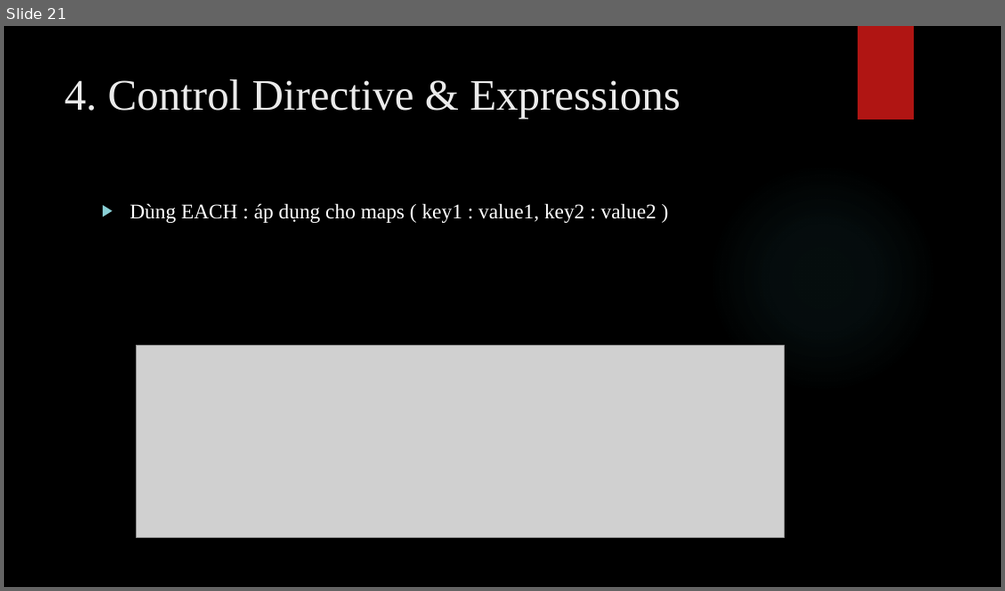
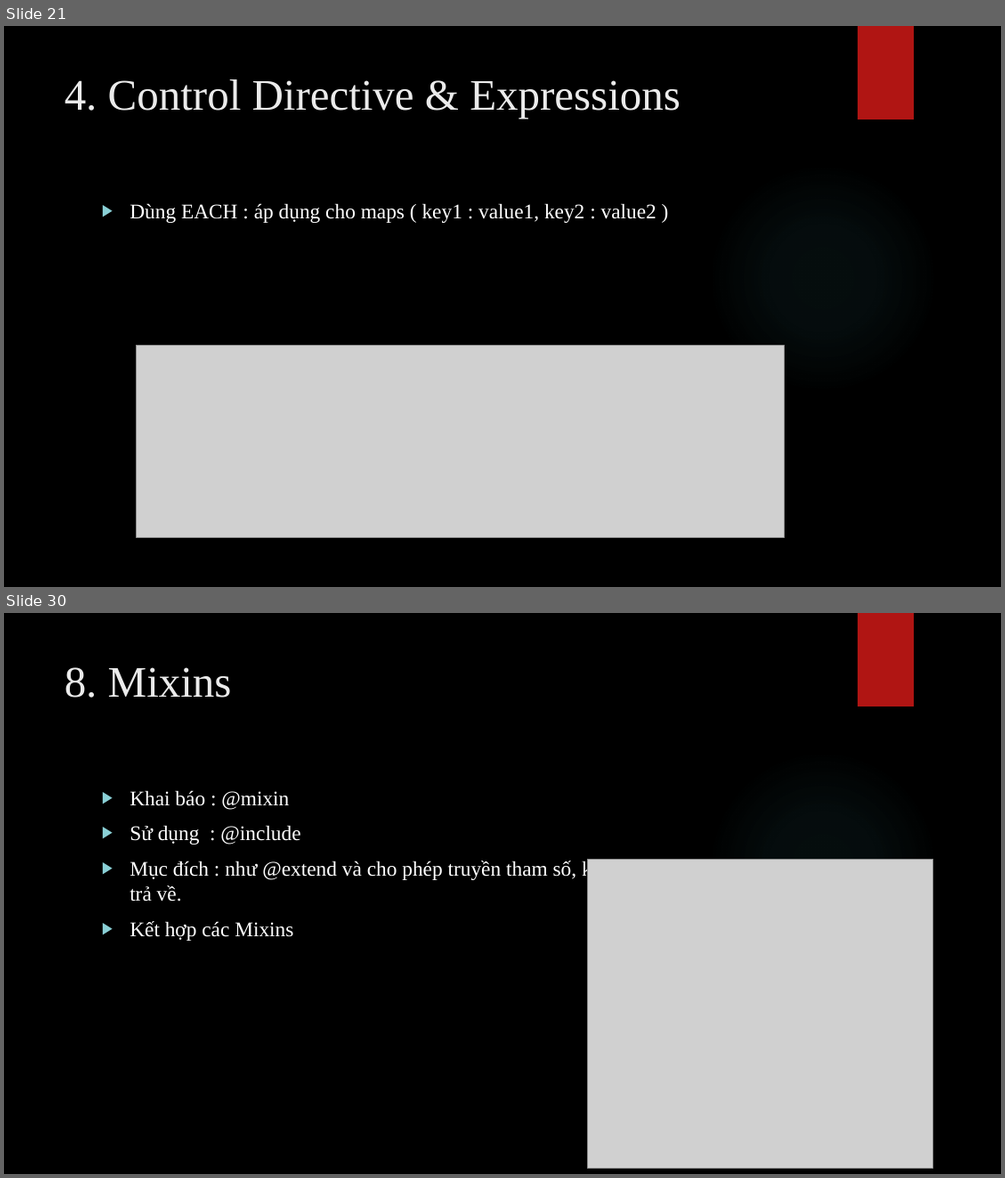
Before and after one commit to nghiepuit/sass, a slide deck: SASS.pptx. Shown one above the other, each under a label of ours: slide 21 before the commit, slides 21 and 30 after it; the slides between them are not shown. The pictures are 1005x591 and 1005x1178 pixels, drawn with LibreOffice and Linux fonts; fonts in the diff are those of the drawing; grey boxes stand for pictures; background and template pictures are left out. Boxes give left, top, right and bottom in pixels: in the first picture for what was removed or moved away, otherwise in the second. Text is boxed around its words. In the diff, an @@ line names an element or a change of style, - is before the commit and + after.

```diff
--- a/SASS.pptx
+++ b/SASS.pptx
@@ slide 30 added at (4, 613, 1001, 1174), background picture (left out); not listed: 2 template elements that a slide beside it also shows @@
@@ title added at (65, 667, 232, 698), 42 pt, text #EBEBEB @@
+8. Mixins
@@ text added at (129, 790, 868, 941), 20 pt, text #FFFFFF @@
+▶ Khai báo : @mixin
+▶ Sử dụng : @include
+▶ Mục đích : như @extend và cho phép truyền tham số, khác @function ở chỗ là không có trả về.
+▶ Kết hợp các Mixins
@@ picture added at (588, 859, 933, 1168) @@
```
Also in this commit, not shown: 9 other slides added, 4 other files.
